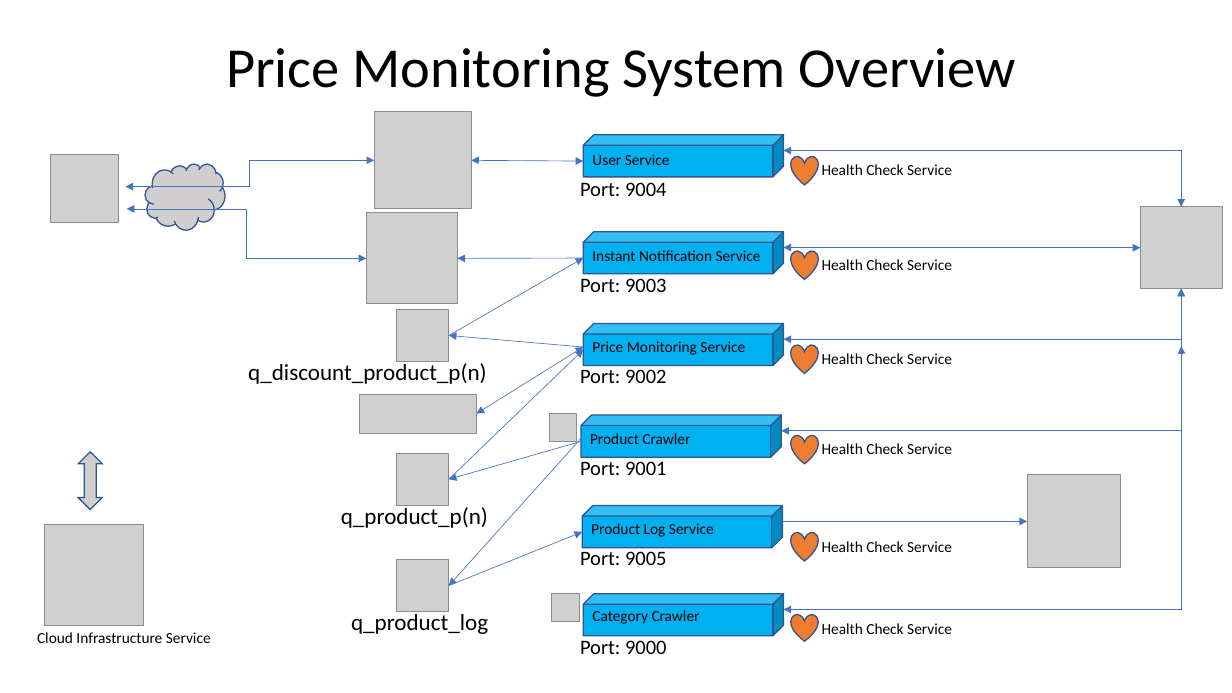
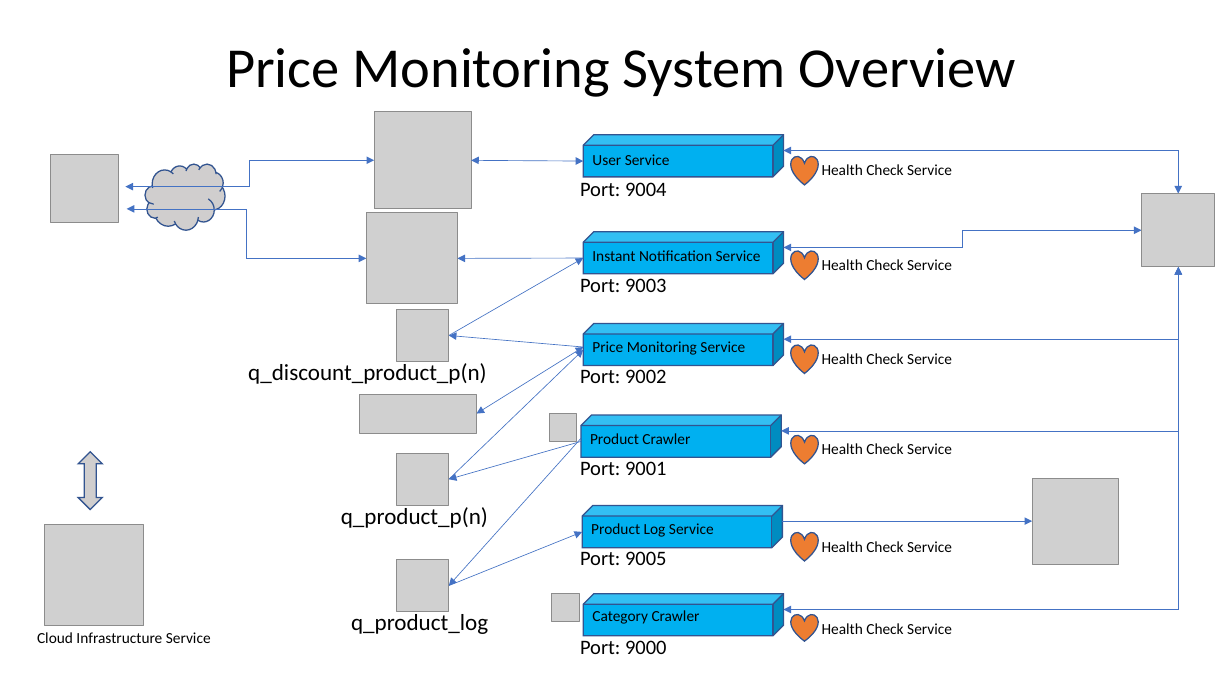
Before and after one commit to youhusky/price-monitoring-system, a slide deck: slide 2 of PriceMonitoringDesign.pptx. Drawn at 1232x693 pixels with LibreOffice and Linux fonts; fonts in the diff are those of the drawing; grey boxes stand for pictures. Boxes give left, top, right and bottom in pixels: in the first picture for what was removed or moved away, otherwise in the second. Text is boxed around its words. In the diff, an @@ line names an element or a change of style, - is before the commit and + after.

```diff
--- a/PriceMonitoringDesign.pptx
+++ b/PriceMonitoringDesign.pptx
@@ elbow double arrow moved from (784, 151) - (1181, 207) to (784, 151) - (1178, 194) @@
@@ picture: place and size @@
-picture at (1141, 207, 1223, 289)
+picture at (1142, 194, 1215, 267)
@@ elbow double arrow moved from (784, 248) - (1141, 248) to (784, 248) - (1142, 230) @@
@@ elbow double arrow moved from (781, 431) - (1181, 288) to (781, 431) - (1178, 267) @@
@@ elbow double arrow moved from (784, 339) - (1181, 288) to (784, 339) - (1178, 267) @@
@@ elbow double arrow moved from (784, 610) - (1181, 347) to (784, 610) - (1178, 267) @@
@@ picture: place and size @@
-picture at (1028, 475, 1121, 568)
+picture at (1032, 478, 1118, 564)
@@ elbow arrow moved from (783, 521) - (1028, 521) to (783, 521) - (1032, 521) @@
```
Also in this commit, not shown: 8 other slides changed, 1 slide added, 3 other files.
